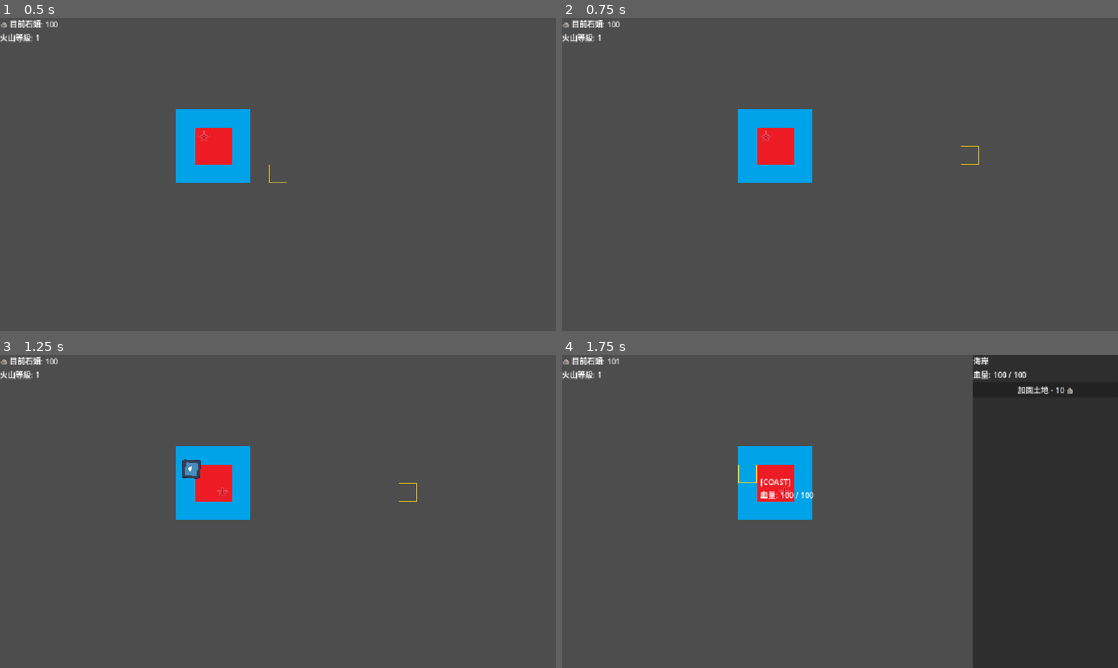
Above: before the commit, frames 1-4 (two rows, left to right).
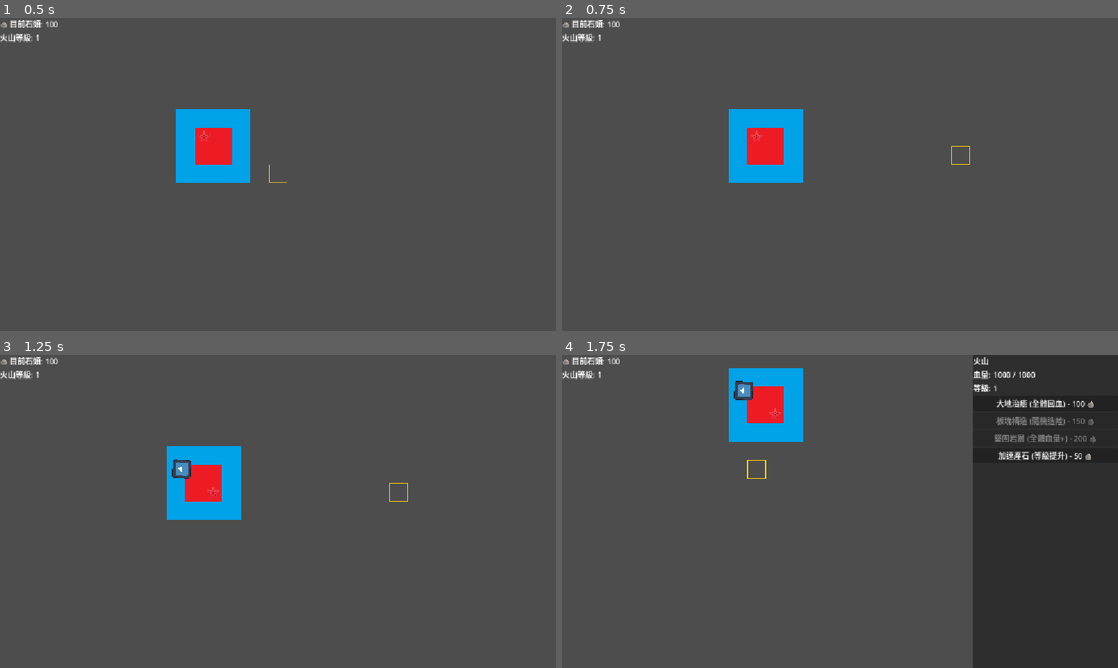
Above: after the commit, the same moments.

Repository: LeoTengAMao/GameJam2026
Game: Godot game, scene res://Tscn/MapManager.tscn
Two runs of this game, one before a commit and one after it. Both use one fixed random seed, a clock stepped at 60 frames per second and the inputs below. The engine's default icon, where the game draws it, is replaced by a stand-in: a white triangle on a blue panel in a dark square.
Inputs (mouse positions are in pixels of both pictures, inside the frame that each line leads up to):
- Up to frame 1 (0.5 s): no input
- Up to frame 2 (0.75 s): tap Enter at 0.5 s; move the mouse to (962, 158) at 0.52 s; hold D from 0.53 s (still down); click (962, 158) at 0.67 s
- Up to frame 3 (1.25 s): keep holding D
- Up to frame 4 (1.75 s): tap Space at 1.25 s; move the mouse to (751, 467) at 1.27 s; release D at 1.28 s; hold S from 1.28 s (still down); click (751, 467) at 1.42 s

Frame 1 is identical in both runs. In frame 2, 1.3% of the frame differs, in the area x 30-75%, y 29-53%; in frame 3, 1.4%; in frame 4, 7.6%, in the area x 9-96%, y 0-53%.

Commit message:
Camara移動 縮放
Camara移動 縮放

Diff:
--- /dev/null
+++ b/Tscn/Camera.gd
@@ -0,0 +1,85 @@
+extends Camera2D
+class_name MapCamera
+
+# === 🎯 鏡頭移動參數 ===
+@export var speed: float = 1200.0          # 移動速度
+@export var margin_trigger: float = 20.0  # 滑鼠邊緣觸發距離
+
+# === 🧱 世界邊界參數 ===
+@export var min_grid: Vector2i = Vector2i(-20, -20)
+@export var max_grid: Vector2i = Vector2i(20, 20)
+const TILE_SIZE: float = 128.0
+
+# === 🔍 縮放 (Zoom) 參數 ===
+@export var zoom_speed: float = 10.0      # 縮放變化的流暢速度 (數值越高越快)
+@export var min_zoom: float = 0.2         # 🔍 縮放上限：拉到最遠 (畫面變小，看大局，最小設為 0.5 倍)
+@export var max_zoom: float = 1.0         # 🔍 縮放下限：拉到最近 (畫面變大，看細節，最大設為 2.0 倍)
+
+var target_zoom: float = 0.3              # 目標縮放值 (滾輪滾動時改變它)
+
+# 儲存計算完的像素極限值，用來防止座標溢出
+var min_pos: Vector2
+var max_pos: Vector2
+
+func _ready() -> void:
+	# 1. 設置 Godot 畫面渲染的 limit 鎖
+	limit_left = int(min_grid.x * TILE_SIZE)
+	limit_top = int(min_grid.y * TILE_SIZE)
+	limit_right = int(max_grid.x * TILE_SIZE)
+	limit_bottom = int(max_grid.y * TILE_SIZE)
+
+	# 2. 🌟 紀錄物理坐標的邊界極限（扣除視窗大小的一半，防止視角邊緣漂移）
+	# 為了精準計算，我們把邊界轉成 Vector2 方便後面 clamp
+	min_pos = Vector2(limit_left, limit_top)
+	max_pos = Vector2(limit_right, limit_bottom)
+# 🌟 透過 _unhandled_input 捕捉滑鼠滾輪事件
+func _unhandled_input(event: InputEvent) -> void:
+	if event is InputEventMouseButton and event.pressed:
+		# 向上滾動滾輪 -> 放大 (Zoom In)
+		if event.button_index == MOUSE_BUTTON_WHEEL_UP:
+			target_zoom += 0.03
+
+		# 向下滾動滾輪 -> 縮小 (Zoom Out)
+		elif event.button_index == MOUSE_BUTTON_WHEEL_DOWN:
+			target_zoom -= 0.03
+
+		# 鎖死上下限值
+		target_zoom = clampf(target_zoom, min_zoom, max_zoom)
+
+func _physics_process(delta: float) -> void:
+	var move_vec = Vector2.ZERO
+	var current_zoom = lerpf(zoom.x, target_zoom, zoom_speed * delta)
+	zoom = Vector2(current_zoom, current_zoom)
+
+	# 🟢 1. 鍵盤控制 (WASD)
+	if Input.is_key_pressed(KEY_D):
+		move_vec.x += 1
+	if Input.is_key_pressed(KEY_A):
+		move_vec.x -= 1
+	if Input.is_key_pressed(KEY_S):
+		move_vec.y += 1
+	if Input.is_key_pressed(KEY_W):
+		move_vec.y -= 1
+
+	# 🔵 2. 滑鼠邊緣偵測
+	var mouse_pos = get_viewport().get_mouse_position()
+	var screen_size = get_viewport().get_visible_rect().size
+
+	if mouse_pos.x >= screen_size.x - margin_trigger:
+		move_vec.x += 1
+	elif mouse_pos.x <= margin_trigger:
+		move_vec.x -= 1
+
+	if mouse_pos.y >= screen_size.y - margin_trigger:
+		move_vec.y += 1
+	elif mouse_pos.y <= margin_trigger:
+		move_vec.y -= 1
+
+	# 🟡 3. 執行移動
+	if move_vec != Vector2.ZERO:
+		global_position += move_vec.normalized() * speed * delta
+
+		# 🌟 終極大絕招：強迫下一幀的物理坐標「同步」為被邊界卡住後的實際位置！
+		# 這樣不管怎麼撞牆，物理坐標跟畫面永遠貼齊，反方向絕對秒回頭
+		force_update_scroll() # 強迫攝影機這幀立刻對齊邊界
+		global_position = get_screen_center_position()
--- a/Tscn/MapManager.tscn
+++ b/Tscn/MapManager.tscn
@@ -2,6 +2,7 @@
 
 [ext_resource type="Script" uid="uid://crynuflkrd7j0" path="res://Script/MapManager.gd" id="1_xgl8j"]
 [ext_resource type="Texture2D" uid="uid://b7e3kyp7tcdv8" path="res://Assests/Tile/Yellow-hollow.png" id="2_7e4a0"]
+[ext_resource type="Script" uid="uid://b64spb4whemph" path="res://Tscn/Camera.gd" id="2_huse1"]
 [ext_resource type="Texture2D" uid="uid://drhpb3g0xfi8d" path="res://Assests/Tile/TileMap.png" id="2_rgg21"]
 [ext_resource type="PackedScene" uid="uid://cnnifvdf8ntqa" path="res://Tscn/UIManager.tscn" id="3_2m3s5"]
 [ext_resource type="PackedScene" path="res://Tscn/rock_pool.tscn" id="5_x7wua"]
@@ -196,6 +197,7 @@
 [node name="Camera2D" type="Camera2D" parent="." unique_id=643693630]
 position = Vector2(575, 324)
 zoom = Vector2(0.3, 0.3)
+script = ExtResource("2_huse1")
 
 [node name="TileMapLayer" type="TileMapLayer" parent="." unique_id=2068174230]
 tile_set = SubResource("TileSet_7e4a0")
Not shown, added: Tscn/Camera.gd.uid
